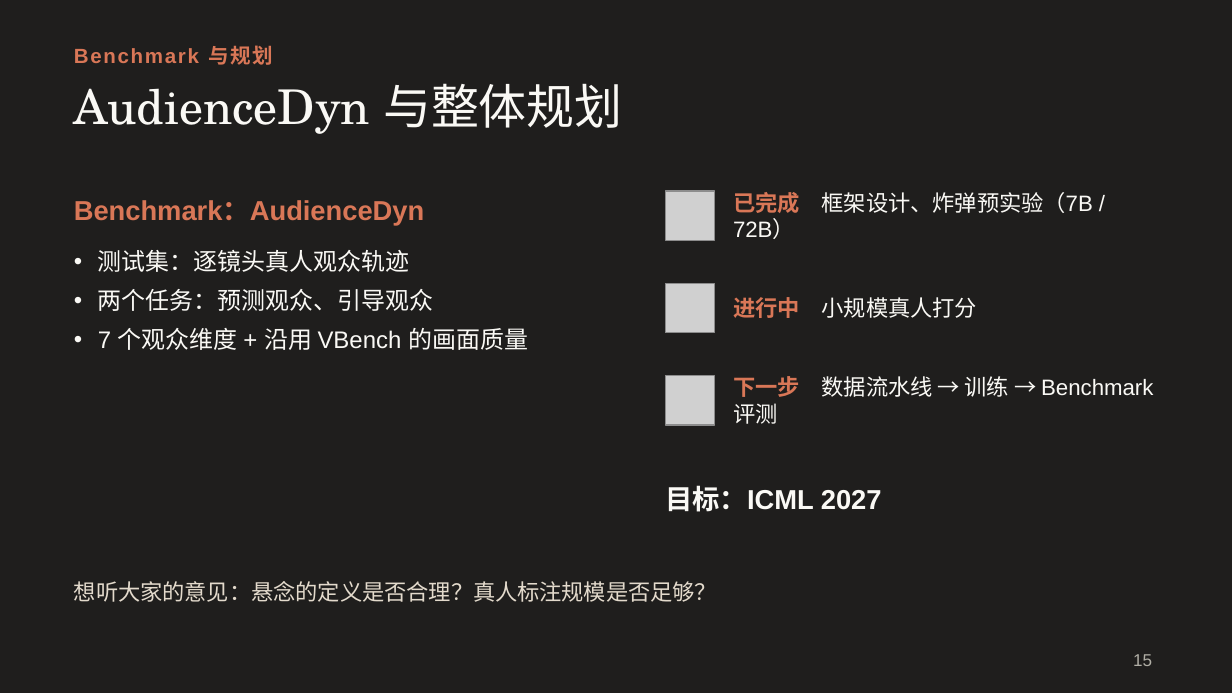
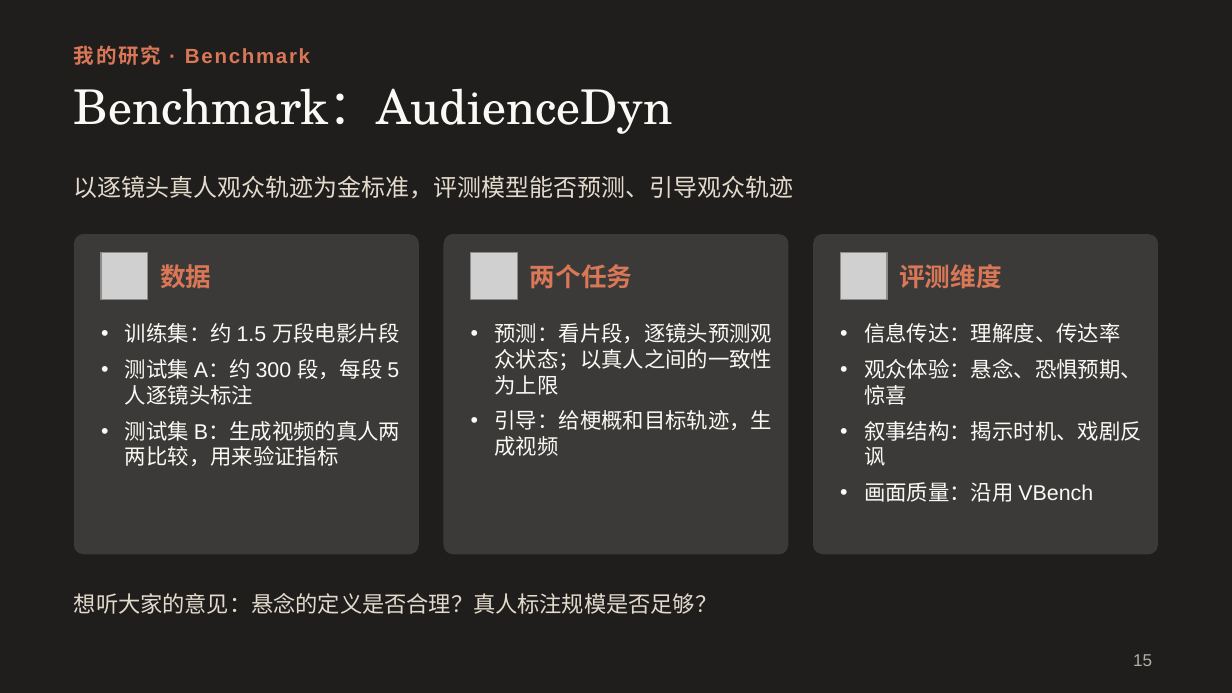
Before and after one commit to irving-2222/ICML, a slide deck: slide 15 of talk/研究分享_从多智能体协作到自进化.pptx. Drawn at 1232x693 pixels with LibreOffice and Linux fonts; fonts in the diff are those of the drawing; grey boxes stand for pictures. Boxes give left, top, right and bottom in pixels: in the first picture for what was removed or moved away, otherwise in the second. Text is boxed around its words. In the diff, an @@ line names an element or a change of style, - is before the commit and + after.

```diff
--- a/talk/研究分享_从多智能体协作到自进化.pptx
+++ b/talk/研究分享_从多智能体协作到自进化.pptx
@@ text at [74, 45, 310, 65]: text changed @@
-Benchmark 与规划
+我的研究 · Benchmark
@@ title at [74, 88, 673, 134]: text changed @@
-AudienceDyn 与整体规划
+Benchmark：AudienceDyn
@@ text at [74, 176, 794, 198]: text changed; size 16 to 14 pt; text colour #D97757 to #E3DACC; bold off @@
-Benchmark：AudienceDyn
+以逐镜头真人观众轨迹为金标准，评测模型能否预测、引导观众轨迹
@@ picture removed at [665, 191, 715, 240] @@
@@ text removed at [733, 192, 1093, 239] @@
-已完成 框架设计、炸弹预实验（7B / 72B）
@@ rounded rectangle added at [74, 234, 419, 554], fill #5E5D59 at 45% opacity @@
@@ rounded rectangle added at [444, 234, 788, 554], fill #5E5D59 at 45% opacity @@
@@ rounded rectangle added at [813, 234, 1158, 554], fill #5E5D59 at 45% opacity @@
@@ text removed at [98, 250, 528, 350] @@
-• 测试集：逐镜头真人观众轨迹
-• 两个任务：预测观众、引导观众
-• 7 个观众维度 + 沿用 VBench 的画面质量
@@ picture added at [101, 253, 148, 299] @@
@@ text added at [160, 264, 211, 288], 15 pt, text #D97757, bold @@
+数据
@@ picture added at [471, 253, 517, 299] @@
@@ text added at [530, 264, 633, 289], 15 pt, text #D97757, bold @@
+两个任务
@@ picture added at [840, 253, 887, 299] @@
@@ text added at [899, 264, 1002, 289], 15 pt, text #D97757, bold @@
+评测维度
@@ picture removed at [665, 283, 715, 333] @@
@@ text removed at [733, 297, 977, 318] @@
-进行中 小规模真人打分
@@ text added at [125, 323, 401, 466], 12.5 pt, text #FAF9F5 @@
+• 训练集：约 1.5 万段电影片段
+• 测试集 A：约 300 段，每段 5 人逐镜头标注
+• 测试集 B：生成视频的真人两两比较，用来验证指标
@@ text "预测：看片段，逐镜头预测观众状态；以真人之间的一致性为上限" at [495, 323, 773, 456]: vertical alignment middle to top @@
@@ text at [495, 323, 773, 456]: text changed; size 16 to 12.5 pt; bold off @@
-目标：ICML 2027
+• 预测：看片段，逐镜头预测观众状态；以真人之间的一致性为上限
+• 引导：给梗概和目标轨迹，生成视频
@@ text added at [864, 323, 1142, 502], 12.5 pt, text #FAF9F5 @@
+• 信息传达：理解度、传达率
+• 观众体验：悬念、恐惧预期、惊喜
+• 叙事结构：揭示时机、戏剧反讽
+• 画面质量：沿用 VBench
@@ picture removed at [665, 376, 715, 425] @@
@@ text removed at [733, 376, 1153, 424] @@
-下一步 数据流水线 → 训练 → Benchmark 评测
@@ text "想听大家的意见：悬念的定义是否合理？真人标注规模是否足够？": place and size @@
-text "想听大家的意见：悬念的定义是否合理？真人标注规模是否足够？" at [74, 581, 717, 602]
+text "想听大家的意见：悬念的定义是否合理？真人标注规模是否足够？" at [74, 593, 717, 614]
```
